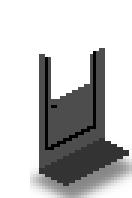
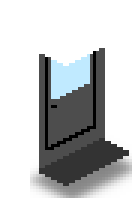
Layer changes from the first (132, 198) image to the second:
added layer "Glass copy" above "Shadow copy" over [51, 54, 90, 99]
